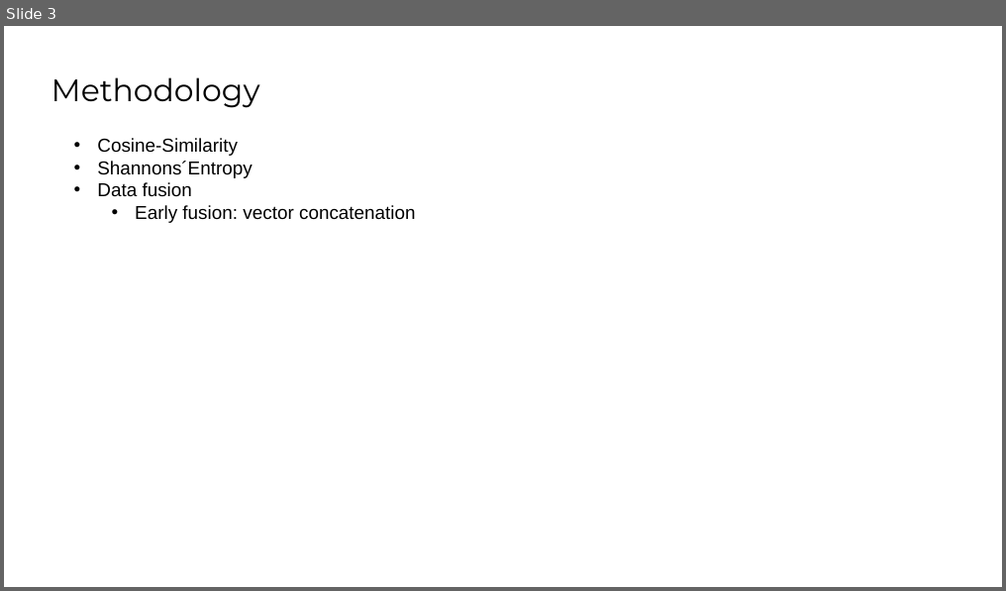
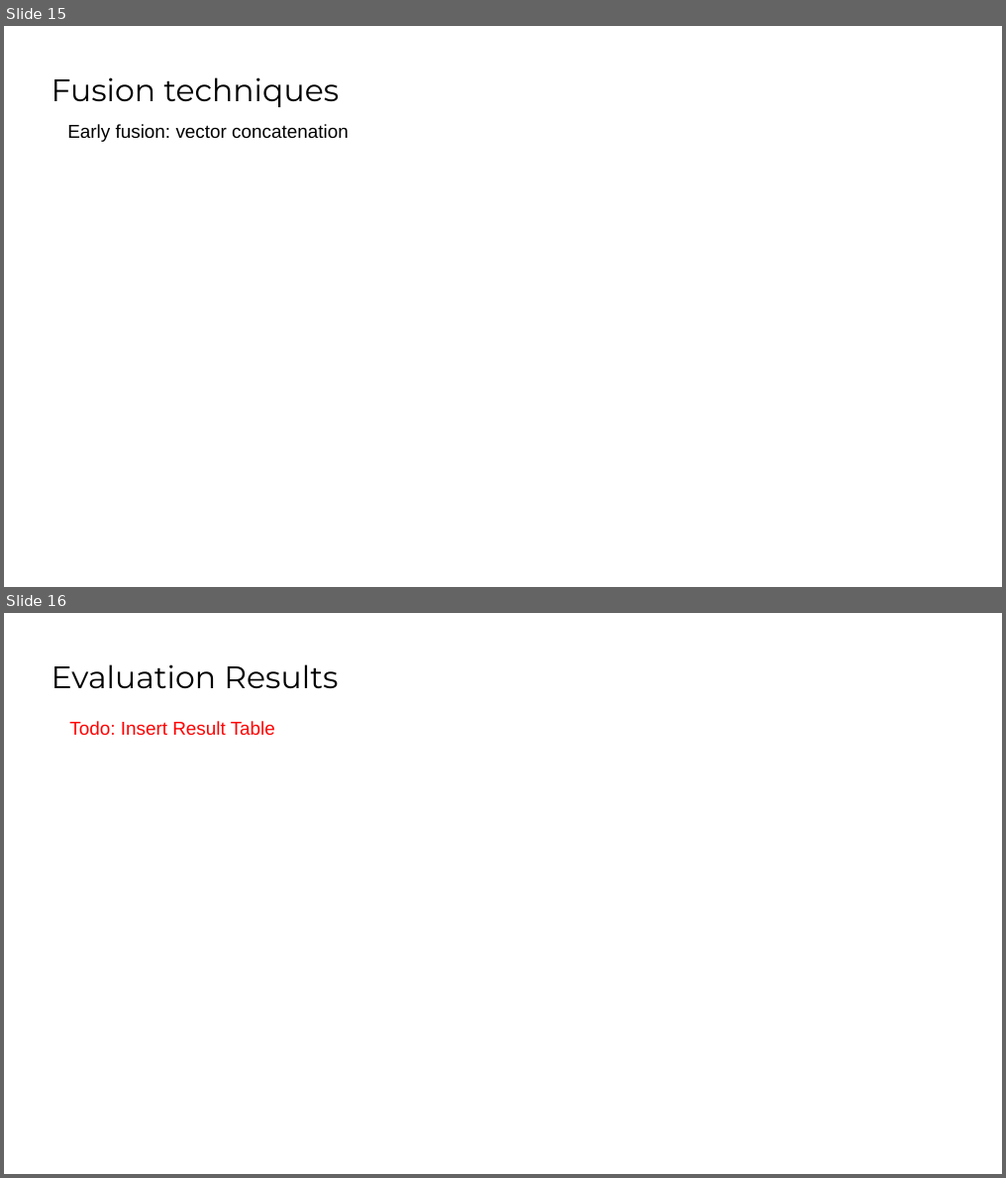
Before and after one commit to SaraCoolman/MMSR, a slide deck: project_3_team_E/Final Presentation.pptx. Shown one above the other, each under a label of ours: slide 3 before the commit, slides 15 and 16 after it. The pictures are 1006x591 and 1006x1178 pixels, drawn with LibreOffice and Linux fonts; fonts in the diff are those of the drawing; background and template pictures are left out. Boxes give left, top, right and bottom in pixels: in the first picture for what was removed or moved away, otherwise in the second. Text is boxed around its words. In the diff, an @@ line names an element or a change of style, - is before the commit and + after.

```diff
--- a/project_3_team_E/Final Presentation.pptx
+++ b/project_3_team_E/Final Presentation.pptx
@@ slide 16 added at box(4, 613, 1002, 1174), background #FFFFFF @@
@@ title added at box(52, 664, 338, 688), 30 pt, text #000000 @@
+Evaluation Results
@@ text added at box(69, 721, 275, 736), 18 pt, text #FF0000 @@
+Todo: Insert Result Table
@@ what was slide 3 is now slide 15 @@
@@ slide 15 changed as well @@
@@ title at box(52, 77, 339, 107): text changed @@
-Methodology
+Fusion techniques
@@ text "Early fusion: vector concatenation": place and size @@
-text "Early fusion: vector concatenation" at box(97, 138, 416, 223)
+text "Early fusion: vector concatenation" at box(67, 124, 349, 142)
@@ text "Early fusion: vector concatenation" at box(67, 124, 349, 142): bullet • to none; list level 2 to 1 in "Early fusion: vector concatenation" @@
@@ text at box(97, 138, 252, 196): paragraphs removed @@
-• Cosine-Similarity
-• Shannons´Entropy
-• Data fusion
```
Also in this commit, not shown: 14 other slides added, 3 slides removed.
